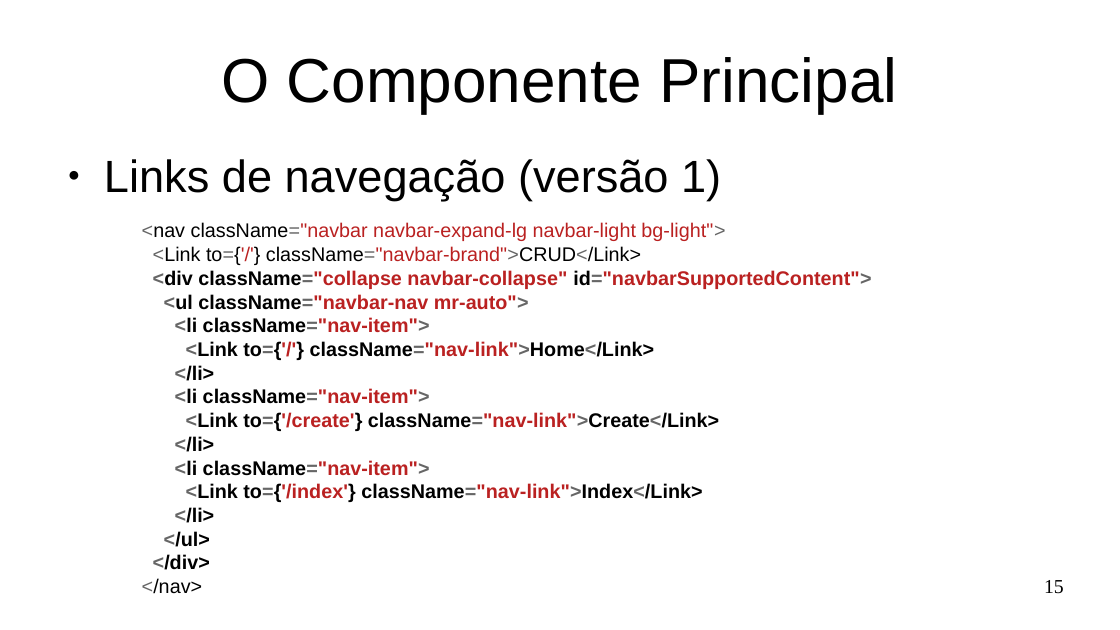
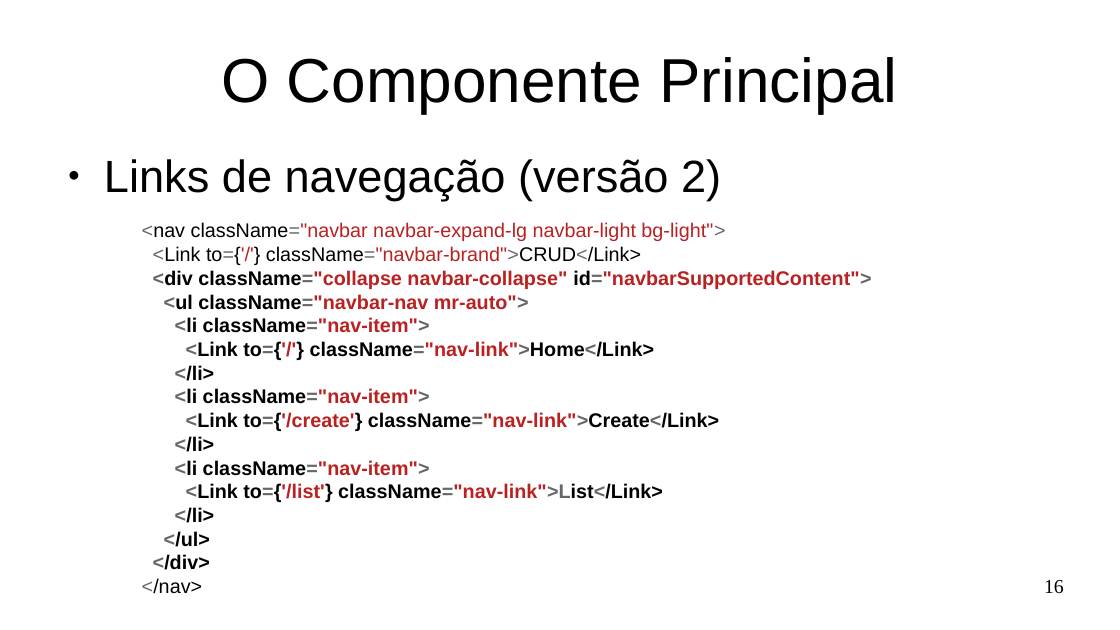
Before and after one commit to Marques-Dev/WEB_2020-1, a slide deck: slide 16 of SLIDES/aula03.odp (slide 15 before the commit). Drawn at 1120x630 pixels with LibreOffice and Linux fonts; fonts in the diff are those of the drawing. Boxes give left, top, right and bottom in pixels: in the first picture for what was removed or moved away, otherwise in the second. Text is boxed around its words. In the diff, an @@ line names an element or a change of style, - is before the commit and + after.

```diff
--- a/SLIDES/aula03.odp
+++ b/SLIDES/aula03.odp
@@ text at (104,159,721,201): text changed @@
-● Links de navegação (versão 1)
+● Links de navegação (versão 2)
@@ text at (186,483,663,502): text changed @@
-<Link to={'/index'} className="nav-link">Index</Link>
+<Link to={'/list'} className="nav-link">List</Link>
@@ page number at (1044,580,1064,594): text changed @@
-15
+16
```
Also in this commit, not shown: 7 other slides changed, 22 slides added, 8 other files.
